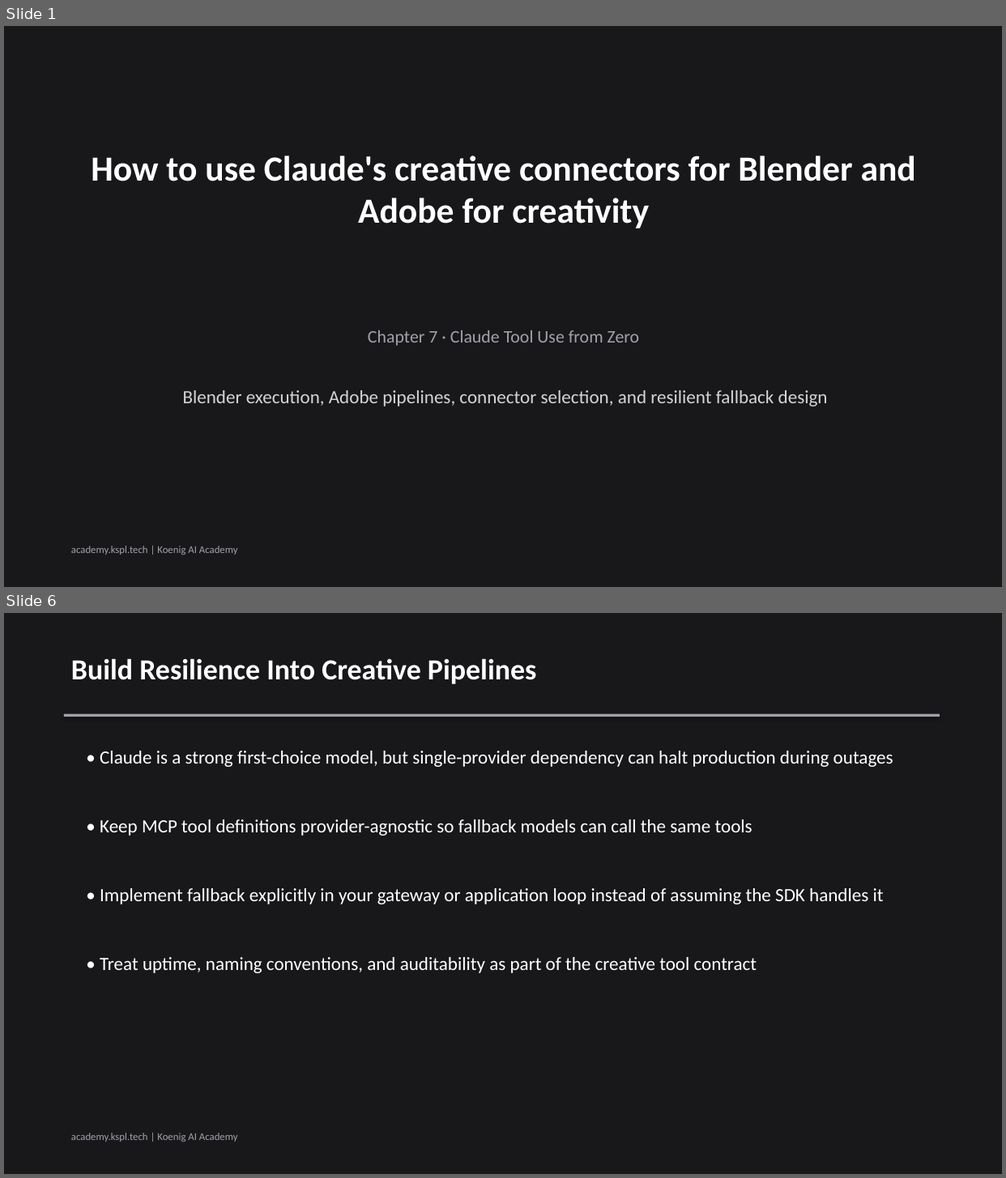
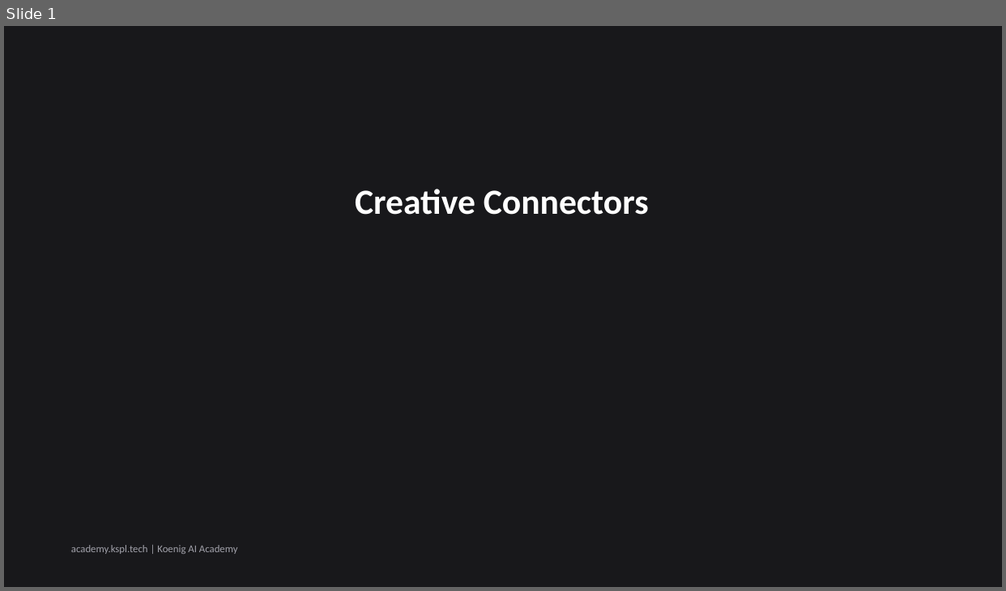
Before and after one commit to Koenig-Solutions-Private-Limited/koenig-ai-org, a slide deck: vault/courses/claude-tool-use-from-zero/ch07-slides.pptx. Shown one above the other, each under a label of ours: slides 1 and 6 before the commit, slide 1 after it; the slides between them are not shown. The pictures are 1006x1178 and 1006x591 pixels, drawn with LibreOffice and Linux fonts; fonts in the diff are those of the drawing. Boxes give left, top, right and bottom in pixels: in the first picture for what was removed or moved away, otherwise in the second. Text is boxed around its words. In the diff, an @@ line names an element or a change of style, - is before the commit and + after.

Commit message:
slides(course): regenerate claude-tool-use-from-zero ch07 deck [KOEA-4862]

```diff
--- a/vault/courses/claude-tool-use-from-zero/ch07-slides.pptx
+++ b/vault/courses/claude-tool-use-from-zero/ch07-slides.pptx
@@ slide 6 removed at (4, 613, 1002, 1174), background #18181B @@
@@ text removed at (71, 658, 536, 684) @@
-Build Resilience Into Creative Pipelines
@@ rectangle removed at (64, 714, 940, 717) @@
@@ text removed at (100, 751, 893, 767) @@
-• Claude is a strong first-choice model, but single-provider dependency can halt production during outages
@@ text removed at (100, 820, 752, 836) @@
-• Keep MCP tool definitions provider-agnostic so fallback models can call the same tools
@@ text removed at (100, 888, 884, 905) @@
-• Implement fallback explicitly in your gateway or application loop instead of assuming the SDK handles it
@@ text removed at (100, 957, 756, 973) @@
-• Treat uptime, naming conventions, and auditability as part of the creative tool contract
@@ text removed at (71, 1133, 238, 1142) @@
-academy.kspl.tech | Koenig AI Academy
@@ slide 1 changed as well @@
@@ text at (355, 189, 649, 215): text changed @@
-How to use Claude's creative connectors for Blender and Adobe for creativity
+Creative Connectors
@@ text removed at (368, 331, 640, 346) @@
-Chapter 7 · Claude Tool Use from Zero
@@ text removed at (183, 390, 828, 407) @@
-Blender execution, Adobe pipelines, connector selection, and resilient fallback design
```
Also in this commit, not shown: 6 slides added, 5 other slides removed, 1 other file.
